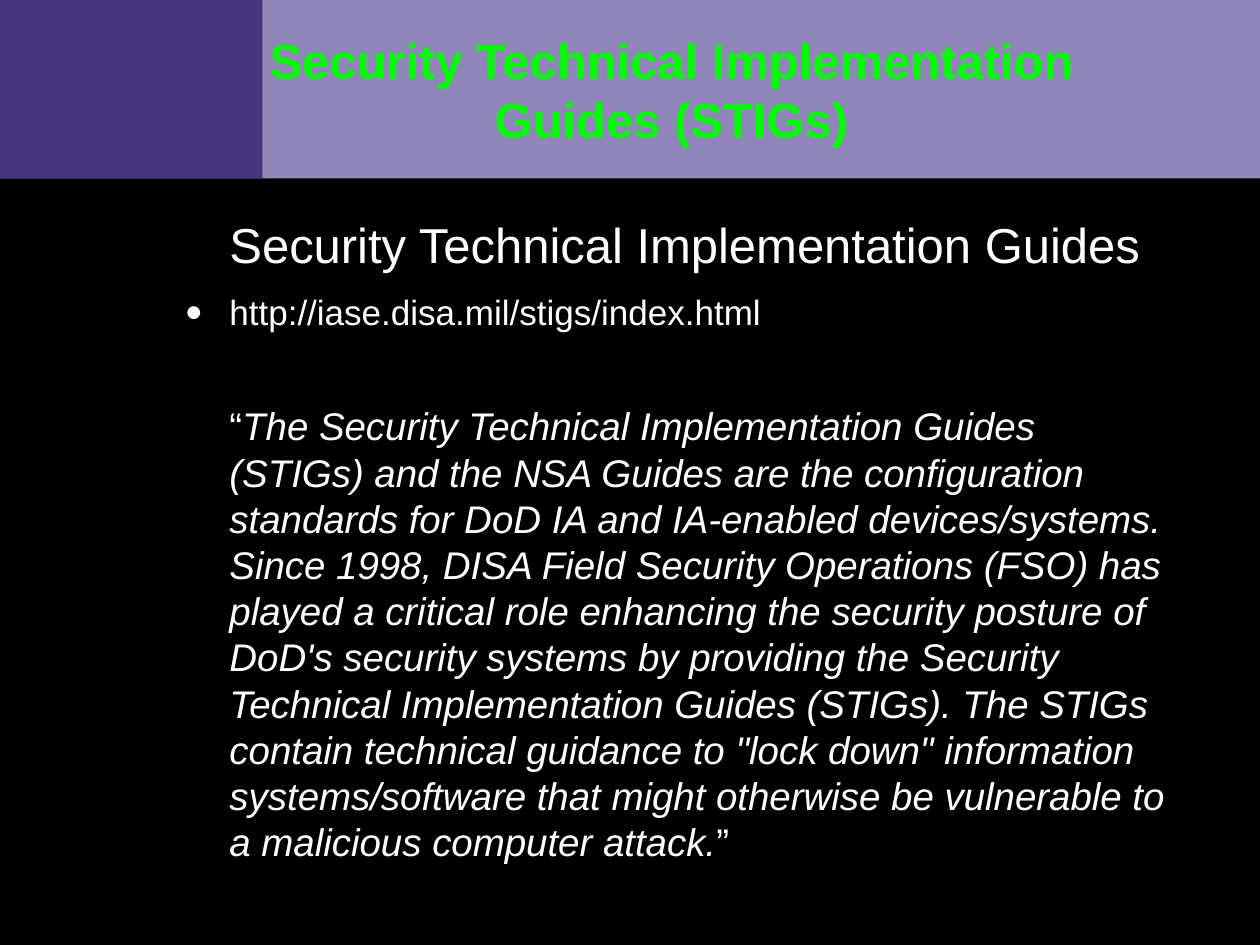
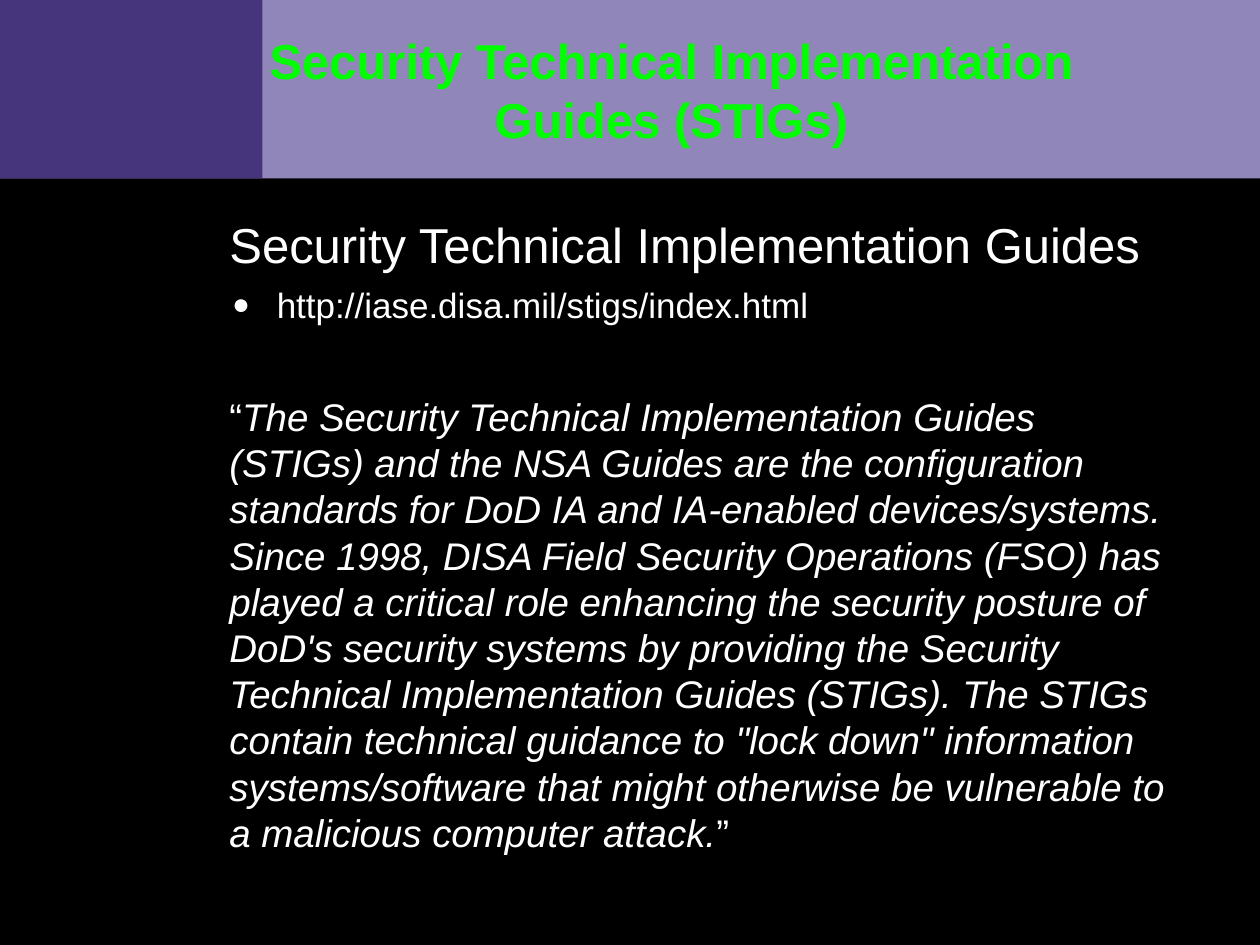
Before and after one commit to VCTLabs/elc2015-presentations, a slide deck: slide 10 of security_IoT/security_assessment_slides.odp. Drawn at 1260x945 pixels with LibreOffice and Linux fonts; fonts in the diff are those of the drawing; background and template pictures are left out. Boxes give left, top, right and bottom in pixels: in the first picture for what was removed or moved away, otherwise in the second. Text is boxed around its words. In the diff, an @@ line names an element or a change of style, - is before the commit and + after.

```diff
--- a/security_IoT/security_assessment_slides.odp
+++ b/security_IoT/security_assessment_slides.odp
@@ text at <box>277,292,808,324</box>: list level 1 to 2 in "http://iase.disa.mil/stigs/index.html"; line spacing 1 to 20pt @@
```
Also in this commit, not shown: 12 other slides changed, 1 other file.
